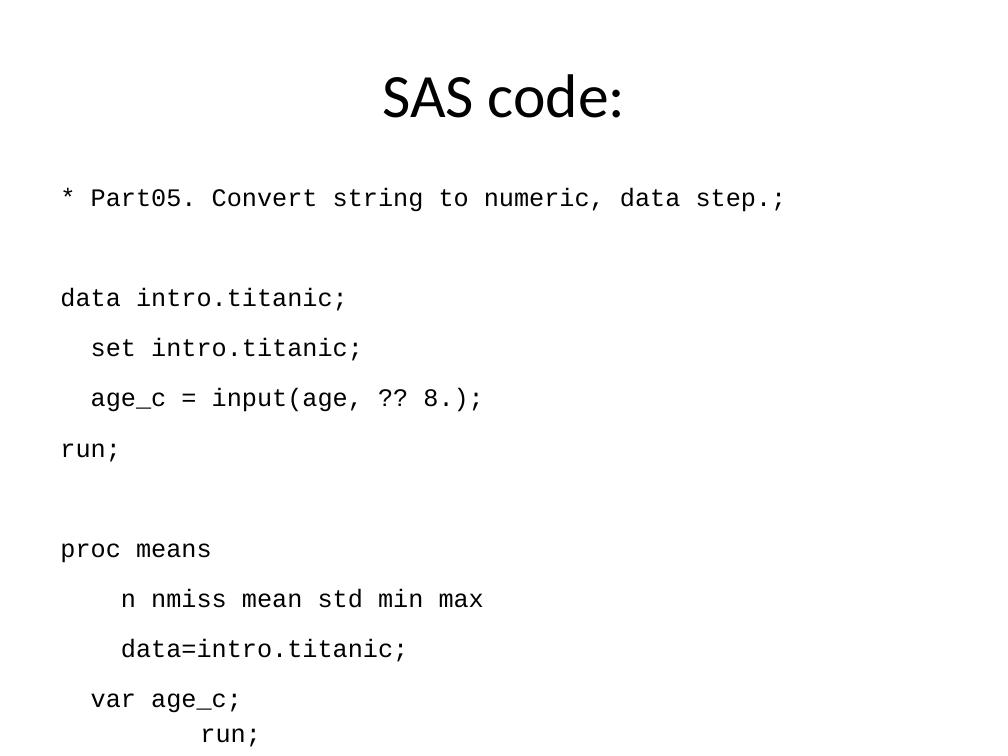
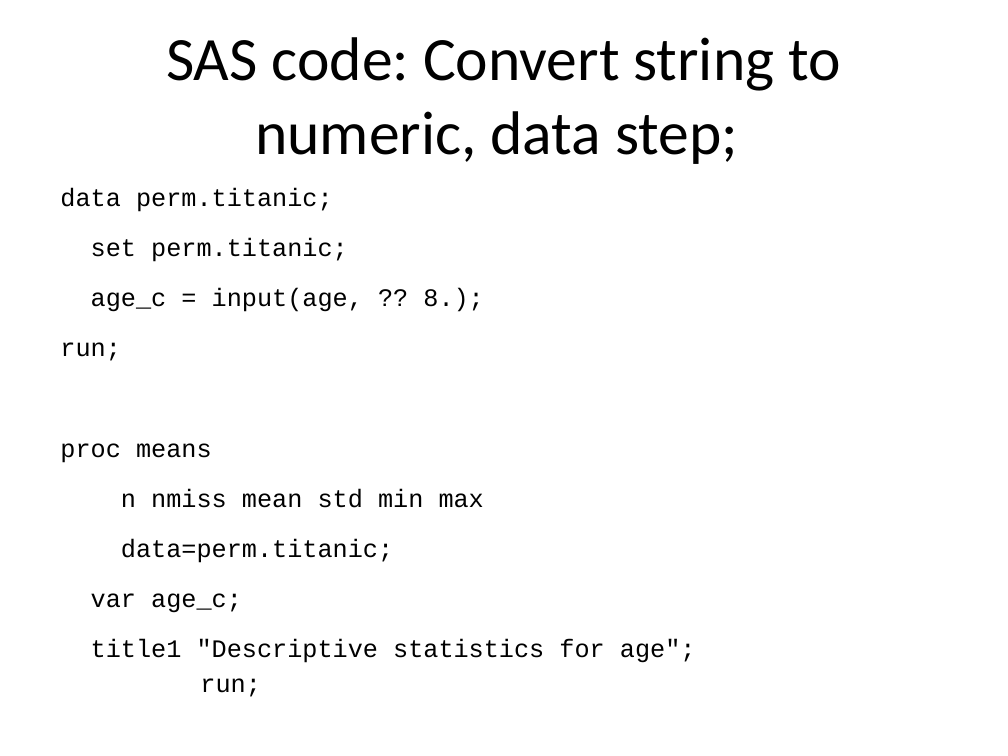
Before and after one commit to pmean/introduction-to-SAS, a slide deck: slide 11 of results/m04-slides-and-speaker-notes.pptx (slide 12 before the commit). Drawn at 1008x756 pixels with LibreOffice and Linux fonts; fonts in the diff are those of the drawing. Boxes give left, top, right and bottom in pixels: in the first picture for what was removed or moved away, otherwise in the second. Text is boxed around its words. In the diff, an @@ line names an element or a change of style, - is before the commit and + after.

```diff
--- a/results/m04-slides-and-speaker-notes.pptx
+++ b/results/m04-slides-and-speaker-notes.pptx
@@ title at <box>166,37,840,164</box>: text changed @@
-SAS code:
+SAS code: Convert string to numeric, data step;
@@ text at <box>60,188,696,663</box>: text changed @@
-* Part05. Convert string to numeric, data step.;
-data intro.titanic;
-set intro.titanic;
-age_c = input(age, ?? 8.);
-run;
-proc means
-n nmiss mean std min max
-data=intro.titanic;
-var age_c;
-run;
+data perm.titanic;
+set perm.titanic;
+age_c = input(age, ?? 8.);
+run;
+proc means
+n nmiss mean std min max
+data=perm.titanic;
+var age_c;
+title1 "Descriptive statistics for age";
+run;
```
Also in this commit, not shown: 36 other slides changed, 2 slides removed, 5 other files.
